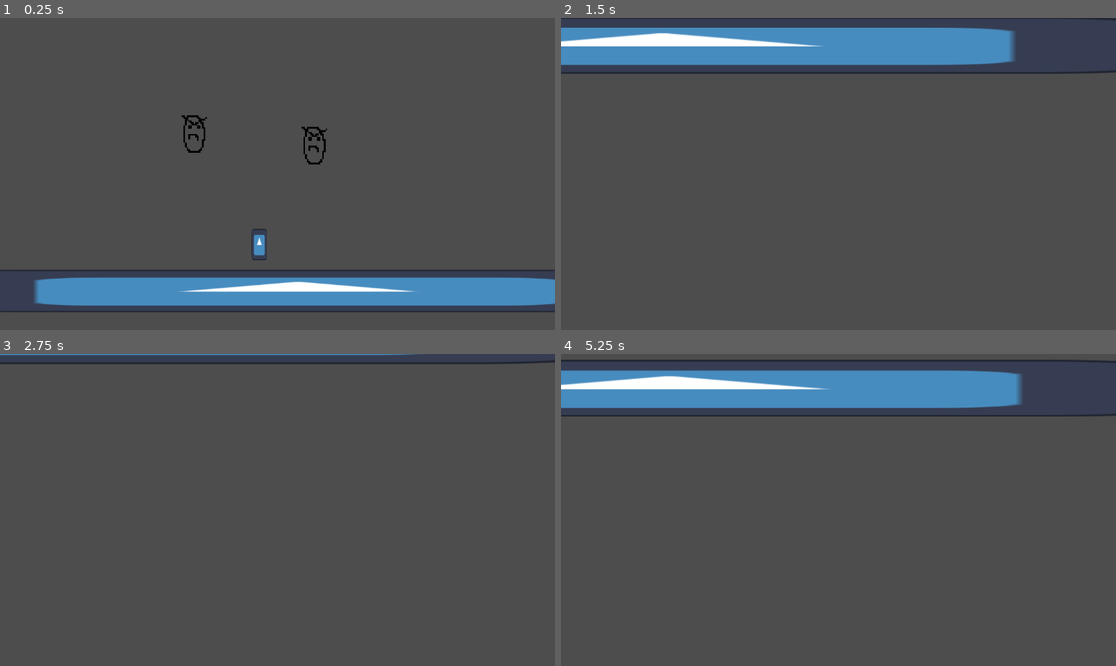
Above: before the commit, frames 1-4 (two rows, left to right).
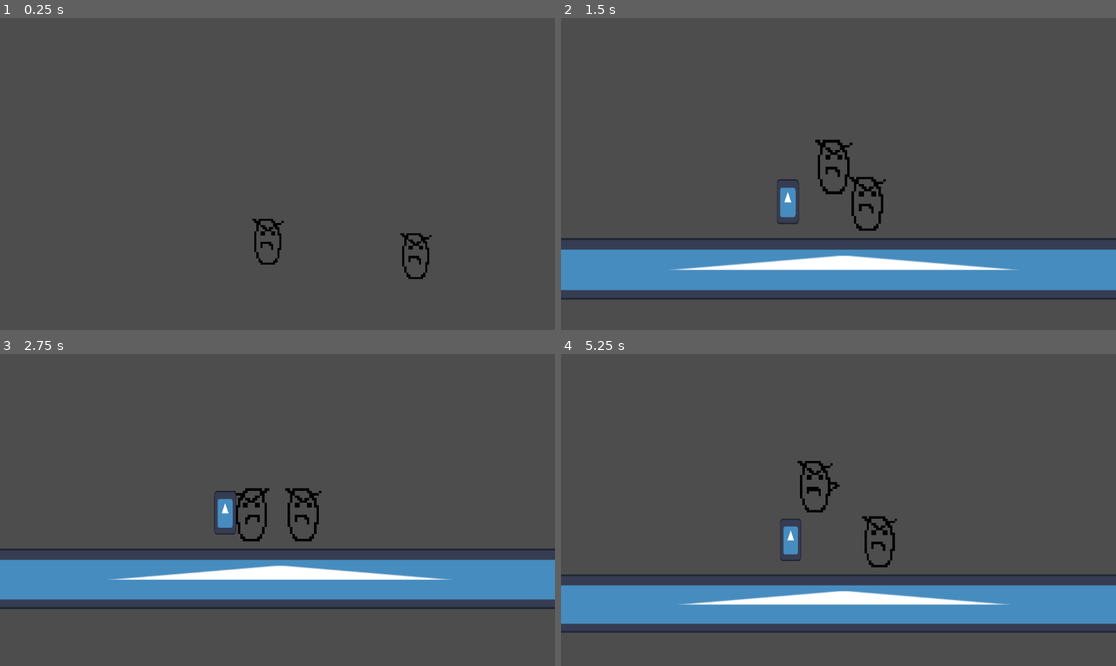
Above: after the commit, the same moments.

Repository: rgessel/ShrimpGame
Game: Godot game, scene res://scenes/main.tscn
Two runs of this game, one before a commit and one after it. Both use one fixed random seed, a clock stepped at 60 frames per second and the inputs below. The engine's default icon, where the game draws it, is replaced by a stand-in: a white triangle on a blue panel in a dark square.
Inputs:
- Up to frame 1 (0.25 s): no input
- Up to frame 2 (1.5 s): hold D (p1_right) from 0.53 s (still down); tap T (p1_attack) at 0.6 s; tap Shift (p1_jump) at 0.77 s; tap R (p1_block) at 1.35 s
- Up to frame 3 (2.75 s): tap Shift (p1_jump) at 1.52 s; release D (p1_right) at 2.03 s; hold A (p1_left) from 2.03 s (still down); tap . (p2_attack) at 2.1 s
- Up to frame 4 (5.25 s): release A (p1_left) at 2.78 s; hold D (p1_right) 2.78-4.28 s; tap / (p2_block) at 2.85 s; tap Shift (p1_jump) at 3.02, 3.77, 4.52 s; tap Left (p2_left) at 3.6 s; hold A (p1_left) 4.28-5.03 s; tap Right (p2_right) at 4.35 s; hold D (p1_right) from 5.03 s (still down); tap T (p1_attack) at 5.1 s

The runs differ from the first frame. In frame 1, 11% of the frame differs, in the area x 0-100%, y 31-95%; in frame 2, 26%, in the area x 0-100%, y 0-91%; in frame 3, 17%; in frame 4, 26%.

Commit message:
fixed camera

Diff:
--- a/scripts/camera_2d.gd
+++ b/scripts/camera_2d.gd
@@ -6,24 +6,25 @@
 var camera_speed = 0.1
 var zoom_speed = 0.1
 var zoom_offset = 0.2
-var viewport_rect
 
 
 func _ready() -> void:
 	global_position = Vector2(0, 0)
-	viewport_rect = get_viewport_rect()
+
 
 func _process(_delta: float) -> void:
-	var camera_rect = Rect2(p1.global_position, p2.global_position)
+	var x = clamp(1.5 - 0.002 * abs(global_position.x - p1.global_position.x), 0.75, 1.5)
+	print(abs(global_position.x - p1.global_position.x))
+	var new_zoom = Vector2(x, x)
 
-	offset = lerp(offset, calculate_center(camera_rect), camera_speed)
-	zoom = lerp(zoom, calculate_zoom(camera_rect, viewport_rect.size), zoom_speed)
+	global_position = lerp(global_position, calculate_center(p1, p2), camera_speed)
+	zoom = lerp(zoom, new_zoom, zoom_speed)
 
 
-func calculate_center(rect) -> Vector2:
+func calculate_center(p1, p2) -> Vector2:
 	return Vector2(
-		rect.position.x + rect.size.x / 2,
-		rect.position.y + rect.size.y / 2
+		(p1.global_position.x + p2.global_position.x) / 2,
+		(p1.global_position.y + p2.global_position.y) / 2
 		)
 
 func calculate_zoom(rect, viewport_size) -> Vector2:
